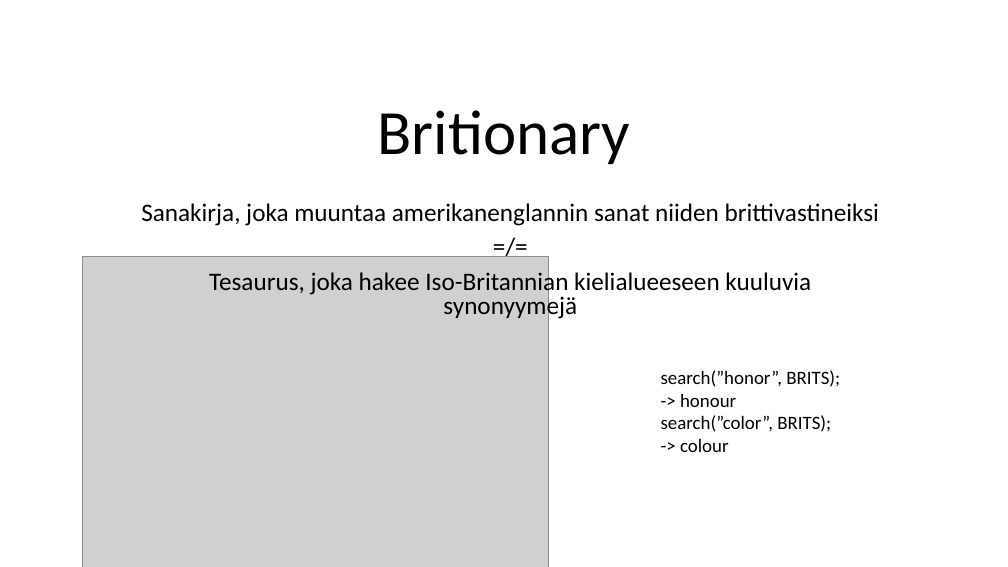
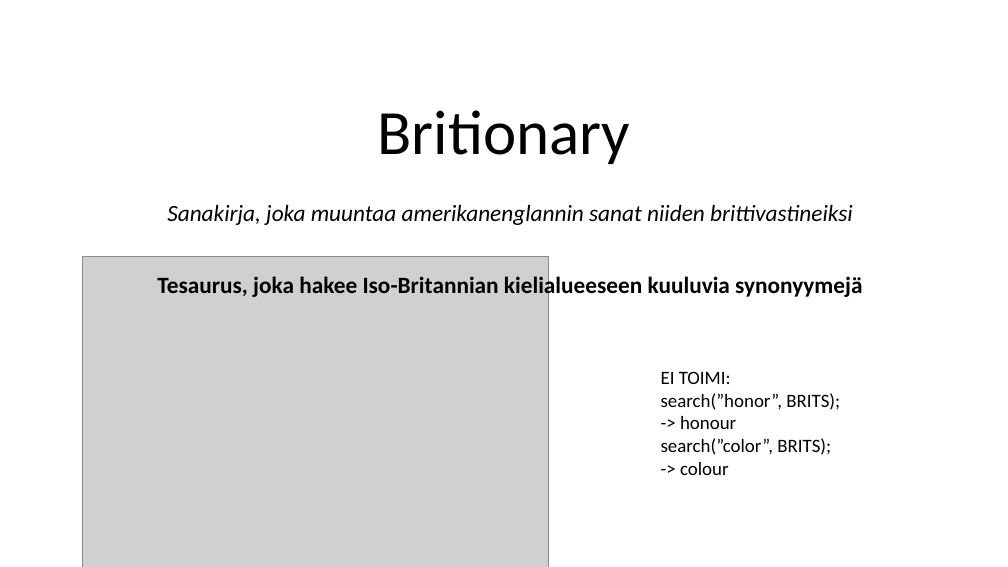
Before and after one commit to reykjaviks/britionary, a slide deck: slide 1 of dokumentaatio/kalvot/kalvot.pptx. Drawn at 1008x567 pixels with LibreOffice and Linux fonts; fonts in the diff are those of the drawing; grey boxes stand for pictures. Boxes give left, top, right and bottom in pixels: in the first picture for what was removed or moved away, otherwise in the second. Text is boxed around its words. In the diff, an @@ line names an element or a change of style, - is before the commit and + after.

```diff
--- a/dokumentaatio/kalvot/kalvot.pptx
+++ b/dokumentaatio/kalvot/kalvot.pptx
@@ subtitle at <box>157,204,862,299</box>: paragraph removed @@
-=/=
@@ subtitle "Sanakirja, joka muuntaa amerikanenglannin sanat ..." at <box>157,204,862,299</box>: size 24 to 22.2 pt; italic on in "Sanakirja, joka muuntaa amerikanenglannin sanat niiden britt ..."; bold on in "Tesaurus, joka hakee Iso-Britannian kielialueeseen kuuluvia  ..."; line spacing 0.8 to 0.9 @@
@@ text at <box>661,371,731,384</box>: paragraph added @@
+EI TOIMI:
```
Also in this commit, not shown: 2 other slides changed.
